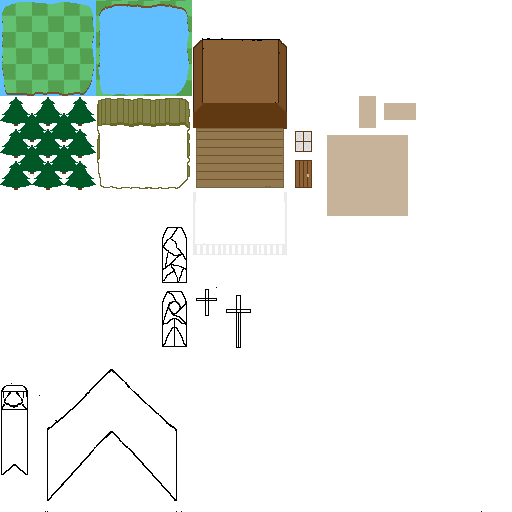
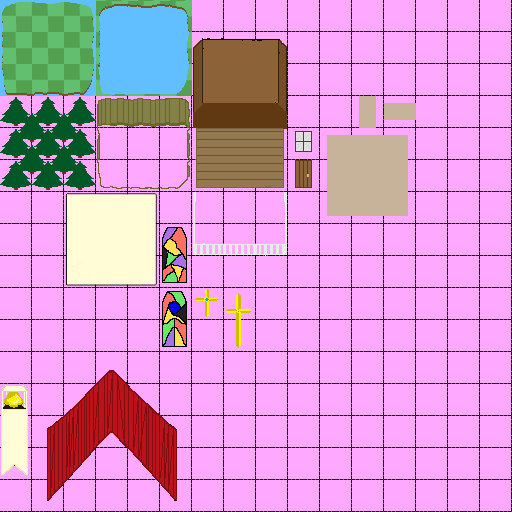
Revision of a layered 512 x 512 image; what changed, layer by layer:
renamed "Church Assets" to "church assets", painted on it over (1, 193, 482, 512)
showed "Background" over (0, 0, 512, 512)
